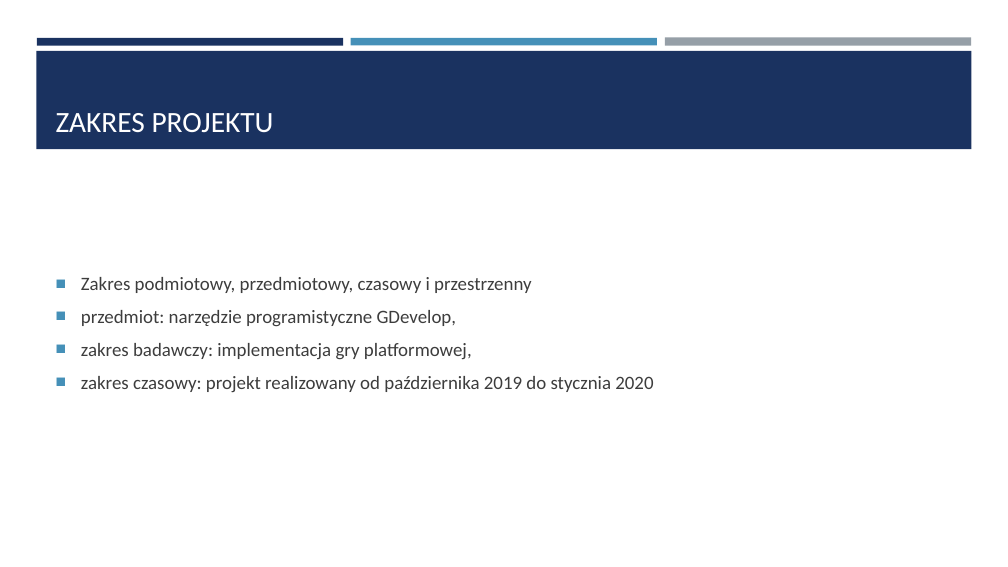
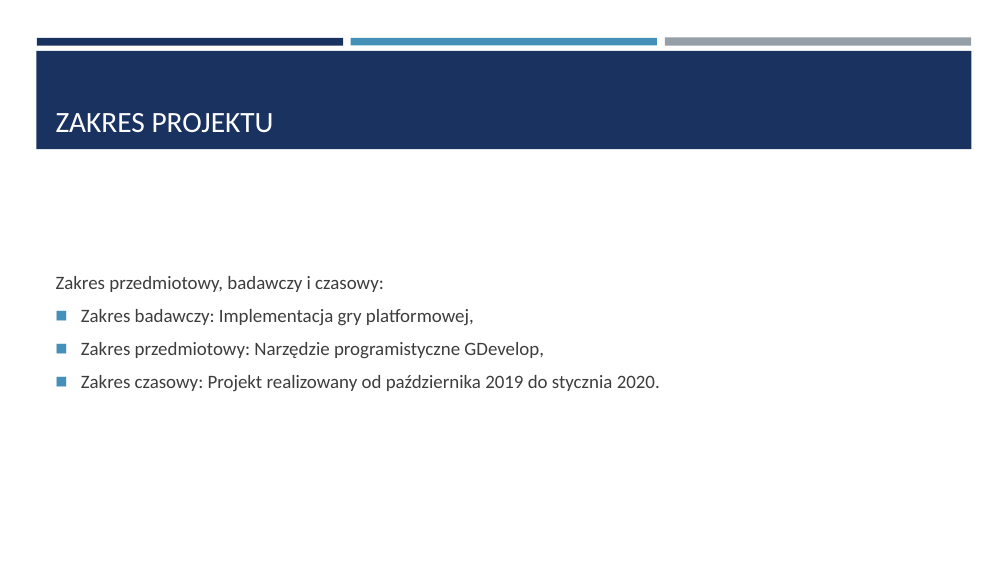
Before and after one commit to kwiat323/Praca_Inzynierska, a slide deck: slide 2 of Prezentacja/Prezentacja pracy dyplomowej.pptx (slide 3 before the commit). Drawn at 1008x567 pixels with LibreOffice and Linux fonts; fonts in the diff are those of the drawing. Boxes give left, top, right and bottom in pixels: in the first picture for what was removed or moved away, otherwise in the second. Text is boxed around its words. In the diff, an @@ line names an element or a change of style, - is before the commit and + after.

```diff
--- a/Prezentacja/Prezentacja pracy dyplomowej.pptx
+++ b/Prezentacja/Prezentacja pracy dyplomowej.pptx
@@ text at bbox=[56, 276, 660, 391]: text changed @@
-■ Zakres podmiotowy, przedmiotowy, czasowy i przestrzenny
-■ przedmiot: narzędzie programistyczne GDevelop,
-■ zakres badawczy: implementacja gry platformowej,
-■ zakres czasowy: projekt realizowany od października 2019 do stycznia 2020
+Zakres przedmiotowy, badawczy i czasowy:
+◼ Zakres badawczy: Implementacja gry platformowej,
+◼ Zakres przedmiotowy: Narzędzie programistyczne GDevelop,
+◼ Zakres czasowy: Projekt realizowany od października 2019 do stycznia 2020.
```
Also in this commit, not shown: 4 other slides changed, 9 slides added, 2 slides removed, 1 other file.
